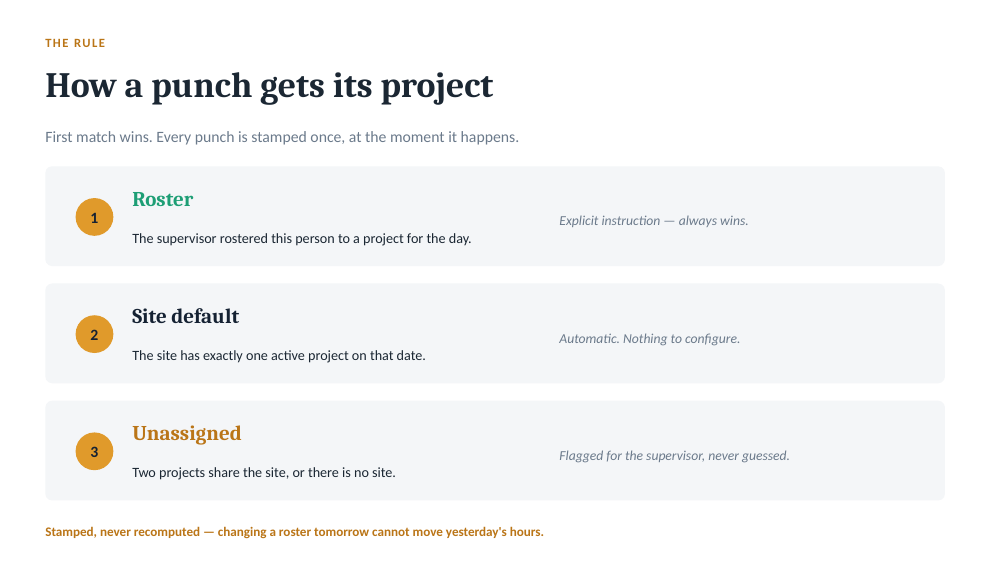
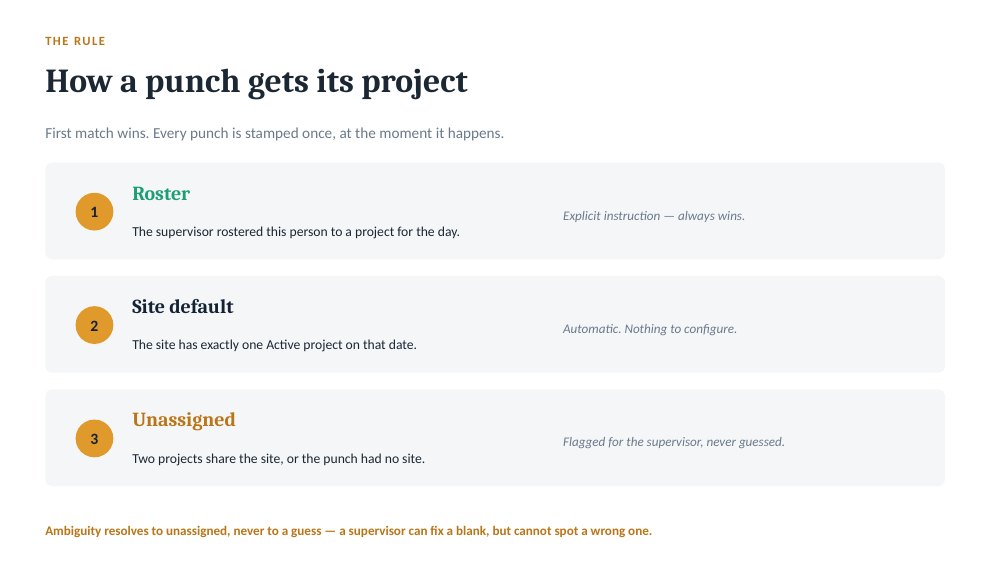
Before and after one commit to iammuniraa-wq/bpmsquare-app, a slide deck: slide 5 of docs/BPMSquare_WFM_Project_Costing.pptx (slide 3 before the commit). Drawn at 1008x567 pixels with LibreOffice and Linux fonts; fonts in the diff are those of the drawing. Boxes give left, top, right and bottom in pixels: in the first picture for what was removed or moved away, otherwise in the second. Text is boxed around its words. In the diff, an @@ line names an element or a change of style, - is before the commit and + after.

```diff
--- a/docs/BPMSquare_WFM_Project_Costing.pptx
+++ b/docs/BPMSquare_WFM_Project_Costing.pptx
@@ text "How a punch gets its ..." at (45,68,467,100): size 34 to 32 pt @@
@@ text "First match wins. Every punch ..." at (45,127,505,141): size 15 to 14.5 pt @@
@@ rounded rectangle: place and size @@
-rounded rectangle at (45,166,945,266)
+rounded rectangle at (45,163,945,259)
@@ text "1": place and size @@
-text "1" at (90,213,98,223)
+text "1" at (90,207,98,217)
@@ ellipse: place and size @@
-ellipse at (76,198,113,236)
+ellipse at (76,193,113,231)
@@ text "The supervisor rostered this person ...": place and size @@
-text "The supervisor rostered this person ..." at (132,233,472,246)
+text "The supervisor rostered this person ..." at (132,226,460,239)
@@ text "The supervisor rostered this person ..." at (132,226,460,239): size 13.5 to 13 pt @@
@@ text "Automatic. Nothing to configure.": place and size @@
-text "Automatic. Nothing to configure." at (559,333,740,346)
+text "Automatic. Nothing to configure." at (563,324,737,335)
@@ text at (132,339,417,352): text changed; size 13.5 to 13 pt @@
-The site has exactly one active project on that date.
+The site has exactly one Active project on that date.
@@ 3 texts, 2 rounded rectangles, 1 ellipse: place and size @@
-3 texts, 2 rounded rectangles, 1 ellipse at (45,284,945,501)
+3 texts, 2 rounded rectangles, 1 ellipse at (45,276,945,486)
@@ proportions changed in 3 elements at (45,163,945,259), (45,276,945,373), (45,389,945,486) @@
@@ size 20 to 19 pt in 3 elements at (132,186,190,200), (132,299,233,313), (132,412,236,431) @@
@@ text "3": place and size @@
-text "3" at (90,446,98,457)
+text "3" at (90,433,98,444)
@@ ellipse: place and size @@
-ellipse at (76,433,113,470)
+ellipse at (76,420,113,457)
@@ size 13 to 12.5 pt in 3 elements at (563,211,746,222), (563,324,737,335), (563,437,785,448) @@
@@ text "Flagged for the supervisor, never ...": place and size @@
-text "Flagged for the supervisor, never ..." at (559,450,790,463)
+text "Flagged for the supervisor, never ..." at (563,437,785,448)
@@ text at (132,453,425,466): text changed; size 13.5 to 13 pt @@
-Two projects share the site, or there is no site.
+Two projects share the site, or the punch had no site.
@@ text at (45,525,652,538): text changed @@
-Stamped, never recomputed — changing a roster tomorrow cannot move yesterday's hours.
+Ambiguity resolves to unassigned, never to a guess — a supervisor can fix a blank, but cannot spot a wrong one.
```
Also in this commit, not shown: 4 other slides changed, 10 slides added, 3 slides removed.
